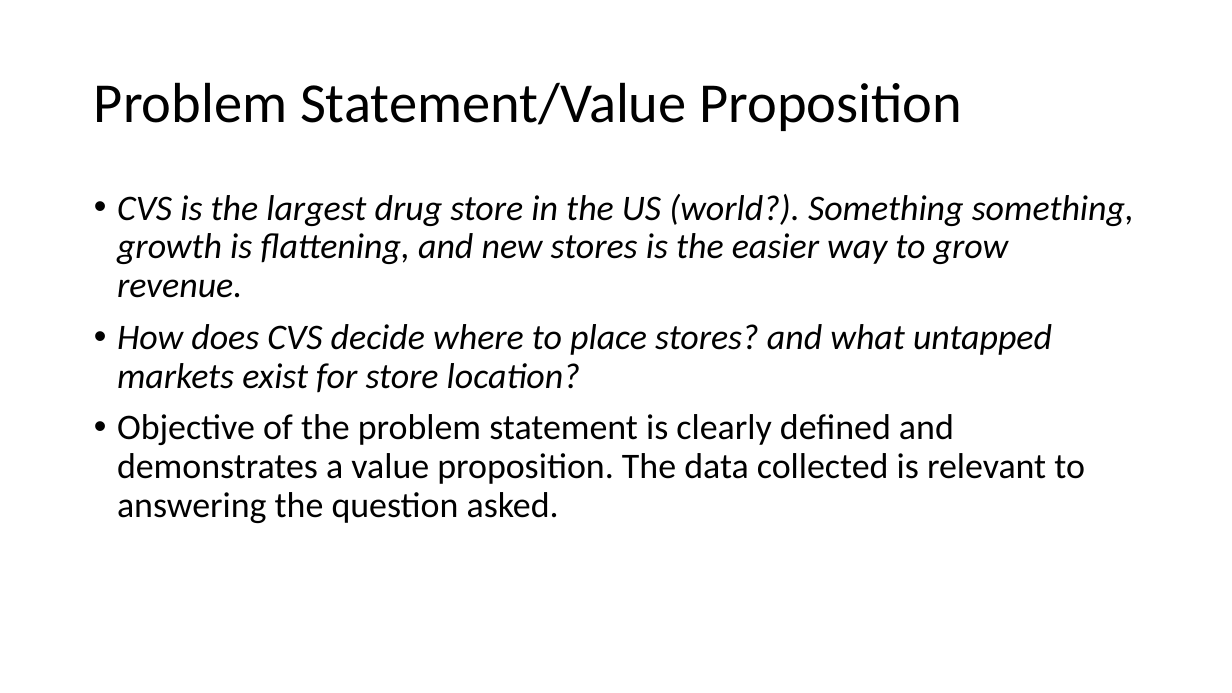
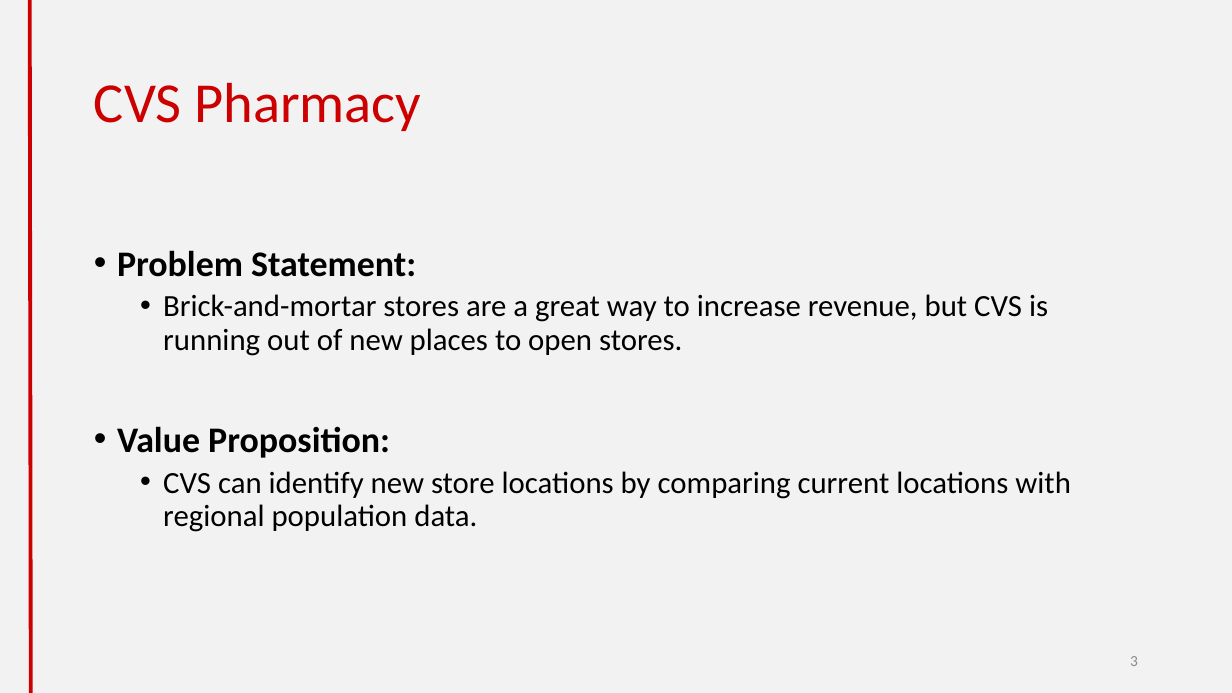
Before and after one commit to cheetahskita/dsa-projects, a slide deck: slide 3 of 1-web-scraping/Web Scraping Project.pptx. Drawn at 1232x693 pixels with LibreOffice and Linux fonts; fonts in the diff are those of the drawing. Boxes give left, top, right and bottom in pixels: in the first picture for what was removed or moved away, otherwise in the second. Text is boxed around its words. In the diff, an @@ line names an element or a change of style, - is before the commit and + after.

```diff
--- a/1-web-scraping/Web Scraping Project.pptx
+++ b/1-web-scraping/Web Scraping Project.pptx
@@ background #FFFFFF to #F2F2F2 @@
@@ line added from (30, 0) to (30, 693), #CC0000 3 pt @@
@@ title at box(94, 82, 421, 131): text changed; text colour #000000 to #CC0000 @@
-Problem Statement/Value Proposition
+CVS Pharmacy
@@ text at box(117, 250, 1071, 532): text changed; size 28 to 24 pt; italic off @@
-• CVS is the largest drug store in the US (world?). Something something, growth is flattening, and new stores is the easier way to grow revenue.
-• How does CVS decide where to place stores? and what untapped markets exist for store location?
-• Objective of the problem statement is clearly defined and demonstrates a value proposition. The data collected is relevant to answering the question asked.
+• Problem Statement:
+  • Brick-and-mortar stores are a great way to increase revenue, but CVS is running out of new places to open stores.
+• Value Proposition:
+  • CVS can identify new store locations by comparing current locations with regional population data.
@@ page number added at box(1130, 656, 1138, 666), 12 pt, text #8C8C8C @@
+3
```
Also in this commit, not shown: 4 other slides changed, 7 slides added, 6 slides removed, 13 other files.
